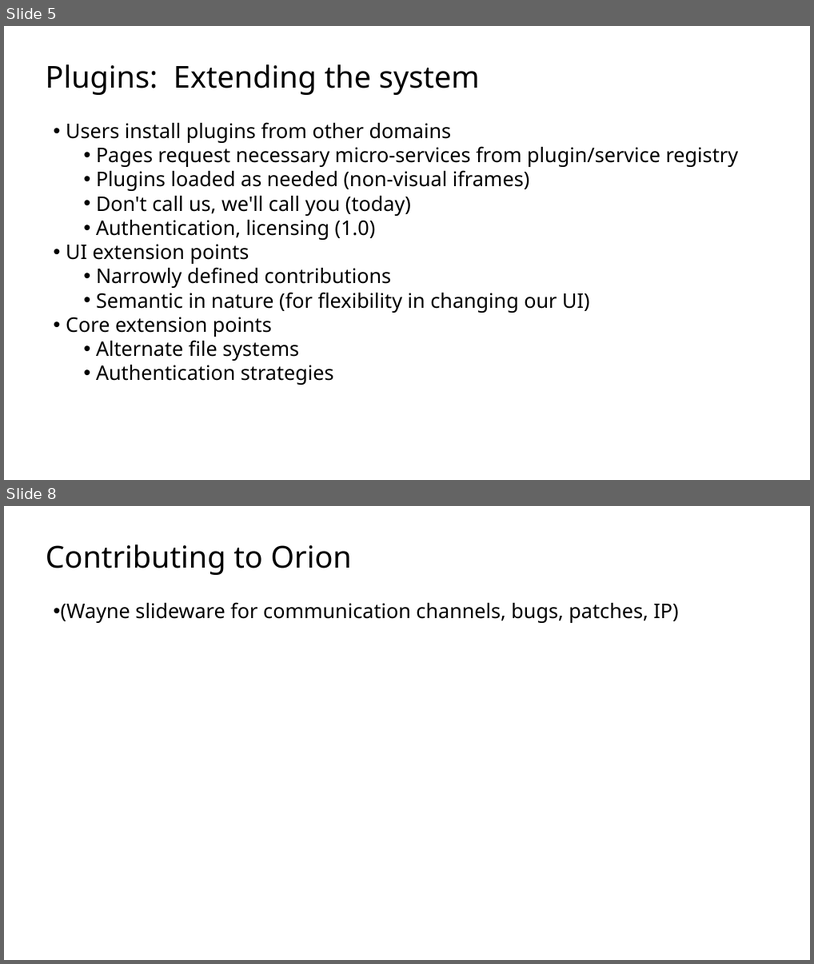
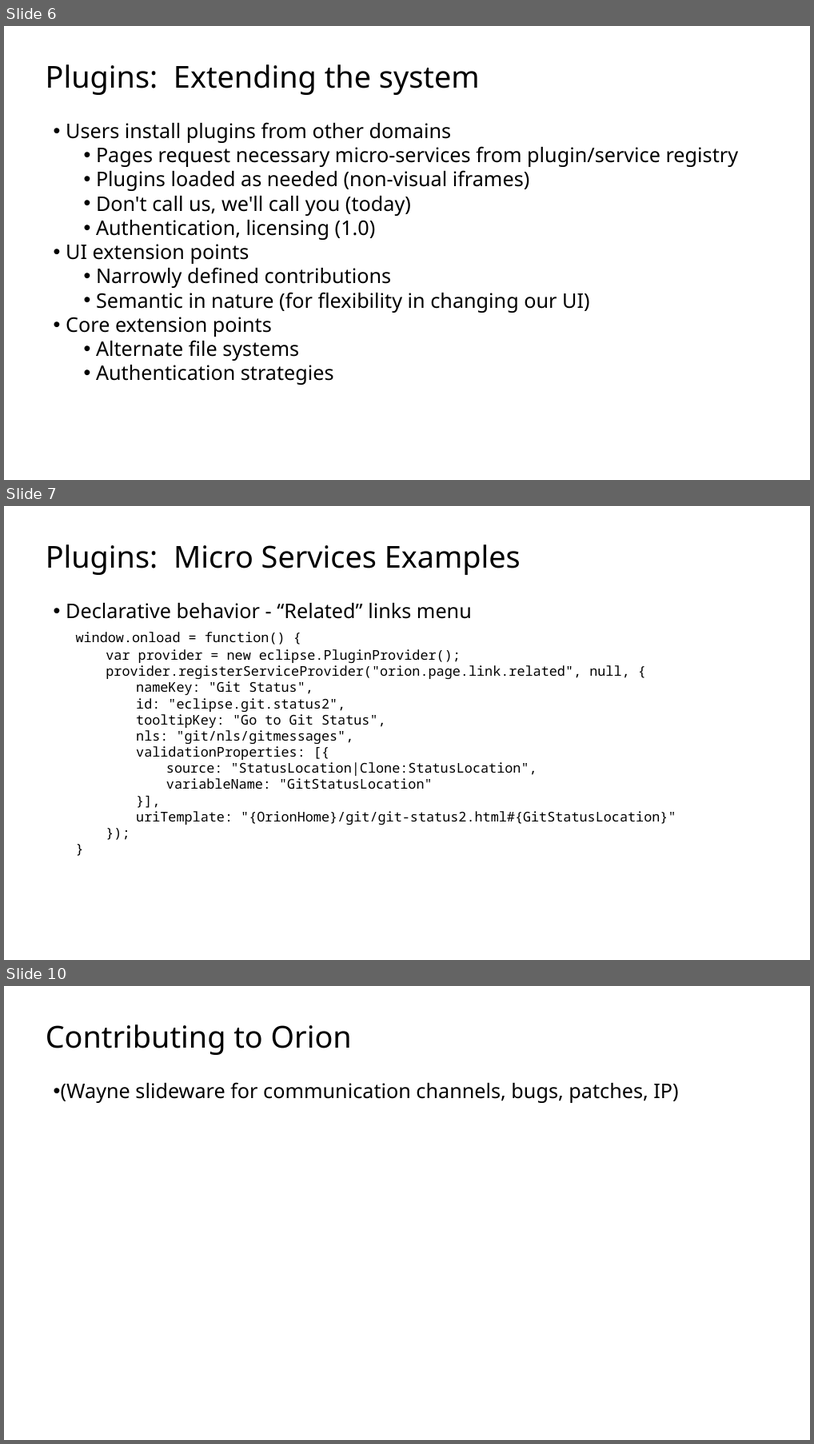
Before and after one commit to sfmccourt/oscon, a slide deck: osconorion.odp. Shown one above the other, each under a label of ours: slides 5 and 8 before the commit, slides 6, 7 and 10 after it; the slides between them are not shown. The pictures are 814x964 and 814x1444 pixels, drawn with LibreOffice and Linux fonts; fonts in the diff are those of the drawing; background and template pictures are left out. Boxes give left, top, right and bottom in pixels: in the first picture for what was removed or moved away, otherwise in the second. Text is boxed around its words. In the diff, an @@ line names an element or a change of style, - is before the commit and + after.

Commit message:
service examples and pdf

```diff
--- a/osconorion.odp
+++ b/osconorion.odp
@@ slide 7 added at (4, 506, 810, 960), background picture (left out) @@
@@ text added at (46, 544, 676, 824), 32 pt, text #000000 @@
+Plugins: Micro Services Examples
+  • Declarative behavior - “Related” links menu
+window.onload = function() {
+var provider = new eclipse.PluginProvider();
+provider.registerServiceProvider("orion.page.link.related", null, {
+nameKey: "Git Status",
+id: "eclipse.git.status2",
+tooltipKey: "Go to Git Status",
+nls: "git/nls/gitmessages",
+validationProperties: [{
+source: "StatusLocation|Clone:StatusLocation",
+variableName: "GitStatusLocation"
+}],
+uriTemplate: "{OrionHome}/git/git-status2.html#{GitStatusLocation}"
+});
+}
@@ what was slide 5 is now slide 6 @@
@@ what was slide 8 is now slide 10 @@
```
Also in this commit, not shown: 2 slides changed, 3 other slides added, 2 slides removed, 1 other file.
